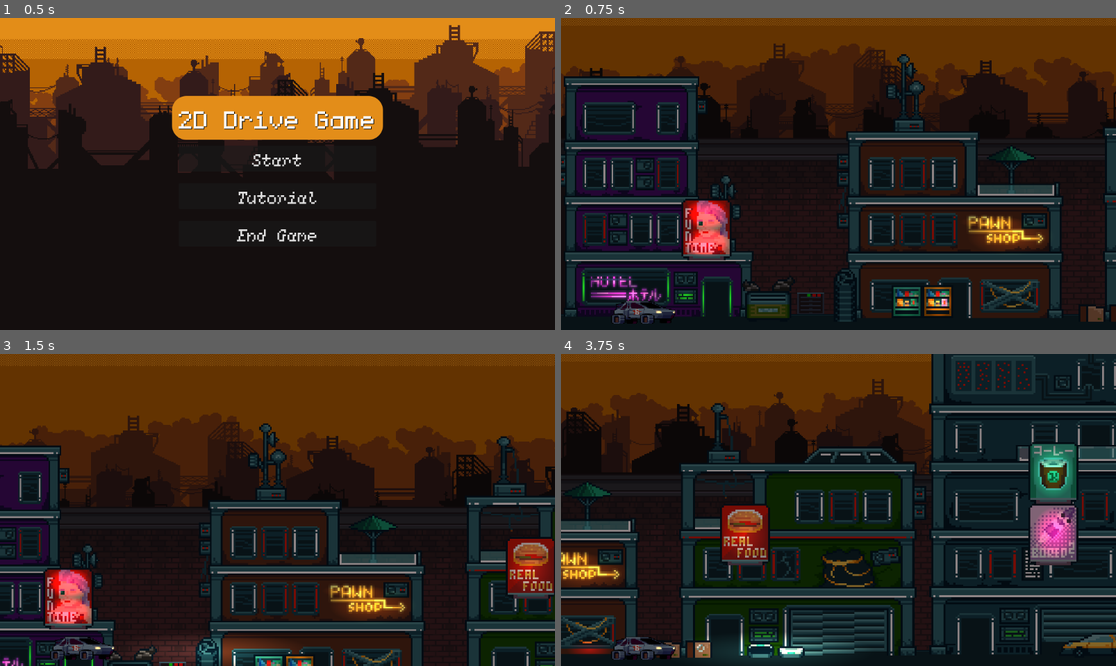
Above: before the commit, frames 1-4 (two rows, left to right).
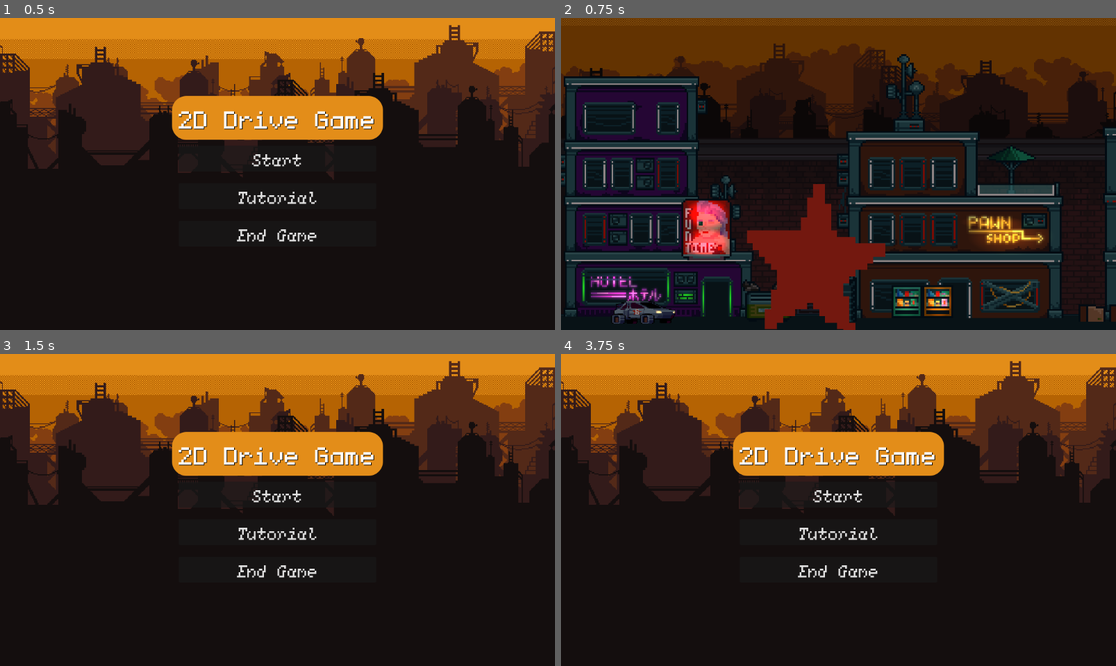
Above: after the commit, the same moments.

Repository: alyssavixp/VideoGameDesignRepoLab3
Game: Godot game, scene res://main_menu/mainmenu.tscn
Two runs of this game, one before a commit and one after it. Both use one fixed random seed, a clock stepped at 60 frames per second and the inputs below.
Inputs (mouse positions are in pixels of both pictures, inside the frame that each line leads up to):
- Up to frame 1 (0.5 s): no input
- Up to frame 2 (0.75 s): click "Start" at 0.5 s
- Up to frame 3 (1.5 s): tap Enter (ui_accept) at 1.25 s; hold Right (ui_right) from 1.28 s (still down); hold Shift (shift) from 1.28 s (still down)
- Up to frame 4 (3.75 s): tap Enter (ui_accept) at 1.52, 2.75, 3.02 s; release Right (ui_right) at 2 s; release Shift (shift) at 2 s; click (838, 494) at 2 s, where only the run after the commit has a clickable "Start"; hold Right (ui_right) 2.78-3.53 s; tap Shift (shift) at 2.85 s; hold Left (ui_left) from 3.53 s (still down); hold Shift (shift) from 3.53 s (still down)

Frame 1 is identical in both runs. In frame 2, 5.3% of the frame differs, in the area x 33-59%, y 53-100%; in frame 3, 53%; in frame 4, 58%, in the area x 0-100%, y 0-100%.

Commit message:
added obstacles

Diff:
--- a/lab3/main_game/background.tscn
+++ b/lab3/main_game/background.tscn
@@ -1,7 +1,7 @@
 [gd_scene load_steps=4 format=3 uid="uid://dll4vhh4ymk3s"]
 
-[ext_resource type="Texture2D" uid="uid://dunjh3n0173du" path="res://background/parallax_background_layer_1.png" id="1_uvxko"]
-[ext_resource type="Texture2D" uid="uid://de70dhn53i08p" path="res://background/parallax_background_layer_2.png" id="2_anca2"]
+[ext_resource type="Texture2D" uid="uid://dunjh3n0173du" path="res://alyssa/background/parallax_background_layer_1.png" id="1_uvxko"]
+[ext_resource type="Texture2D" uid="uid://de70dhn53i08p" path="res://alyssa/background/parallax_background_layer_2.png" id="2_anca2"]
 
 [sub_resource type="GDScript" id="GDScript_k1qal"]
 resource_name = "background"
--- a/lab3/main_game/level_1.tscn
+++ b/lab3/main_game/level_1.tscn
@@ -1,9 +1,10 @@
-[gd_scene load_steps=6 format=3 uid="uid://mxnw55fykfjx"]
+[gd_scene load_steps=7 format=3 uid="uid://mxnw55fykfjx"]
 
 [ext_resource type="Script" path="res://main_game/level_1.gd" id="1_814jb"]
 [ext_resource type="PackedScene" uid="uid://dwak501xauj6g" path="res://main_game/parallax.tscn" id="2_cbnhb"]
 [ext_resource type="PackedScene" uid="uid://u3fb0sni1m6c" path="res://main_game/level_set.tscn" id="3_vliht"]
 [ext_resource type="PackedScene" uid="uid://cyggoav6ddt1w" path="res://main_game/player_1.tscn" id="4_55enj"]
+[ext_resource type="PackedScene" uid="uid://cnne0op3fde0b" path="res://obstacle.tscn" id="5_nei0e"]
 
 [sub_resource type="WorldBoundaryShape2D" id="WorldBoundaryShape2D_r5ytj"]
 distance = -30.0
@@ -39,3 +40,6 @@
 [node name="Camera2D" type="Camera2D" parent="player1"]
 position = Vector2(948, -662)
 limit_smoothed = true
+
+[node name="Obstacle" parent="." instance=ExtResource("5_nei0e")]
+position = Vector2(761, 56)
--- a/lab3/main_game/player_1.tscn
+++ b/lab3/main_game/player_1.tscn
@@ -123,7 +123,7 @@
 fill_from = Vector2(0.5, 0.5)
 fill_to = Vector2(1, 1)
 
-[node name="player1" type="CharacterBody2D"]
+[node name="player1" type="CharacterBody2D" groups=["player"]]
 top_level = true
 position = Vector2(87, 606)
 scale = Vector2(0.5, 0.5)
--- /dev/null
+++ b/lab3/obstacle.gd
@@ -0,0 +1,16 @@
+extends Node2D
+
+
+# Called when the node enters the scene tree for the first time.
+func _ready() -> void:
+	pass # Replace with function body.
+
+
+# Called every frame. 'delta' is the elapsed time since the previous frame.
+func _process(delta: float) -> void:
+	pass
+
+
+func _on_area_2d_body_entered(body: Node2D) -> void:
+	if body.is_in_group("player"):
+		get_tree().change_scene_to_file("res://main_menu/mainmenu.tscn")
--- /dev/null
+++ b/lab3/obstacle.tscn
@@ -0,0 +1,24 @@
+[gd_scene load_steps=4 format=3 uid="uid://cnne0op3fde0b"]
+
+[ext_resource type="Script" path="res://obstacle.gd" id="1_rxh0d"]
+[ext_resource type="Texture2D" uid="uid://bj4mrxyjip2ik" path="res://alyssa/png/car/9.png" id="2_74h0k"]
+
+[sub_resource type="CircleShape2D" id="CircleShape2D_dr22m"]
+radius = 192.416
+
+[node name="Obstacle" type="Node2D"]
+script = ExtResource("1_rxh0d")
+
+[node name="Sprite2D" type="Sprite2D" parent="."]
+
+[node name="9" type="Sprite2D" parent="."]
+position = Vector2(-2.00006, 5)
+scale = Vector2(12.5, 13.6957)
+texture = ExtResource("2_74h0k")
+
+[node name="Area2D" type="Area2D" parent="."]
+
+[node name="CollisionShape2D" type="CollisionShape2D" parent="Area2D"]
+shape = SubResource("CircleShape2D_dr22m")
+
+[connection signal="body_entered" from="Area2D" to="." method="_on_area_2d_body_entered"]
